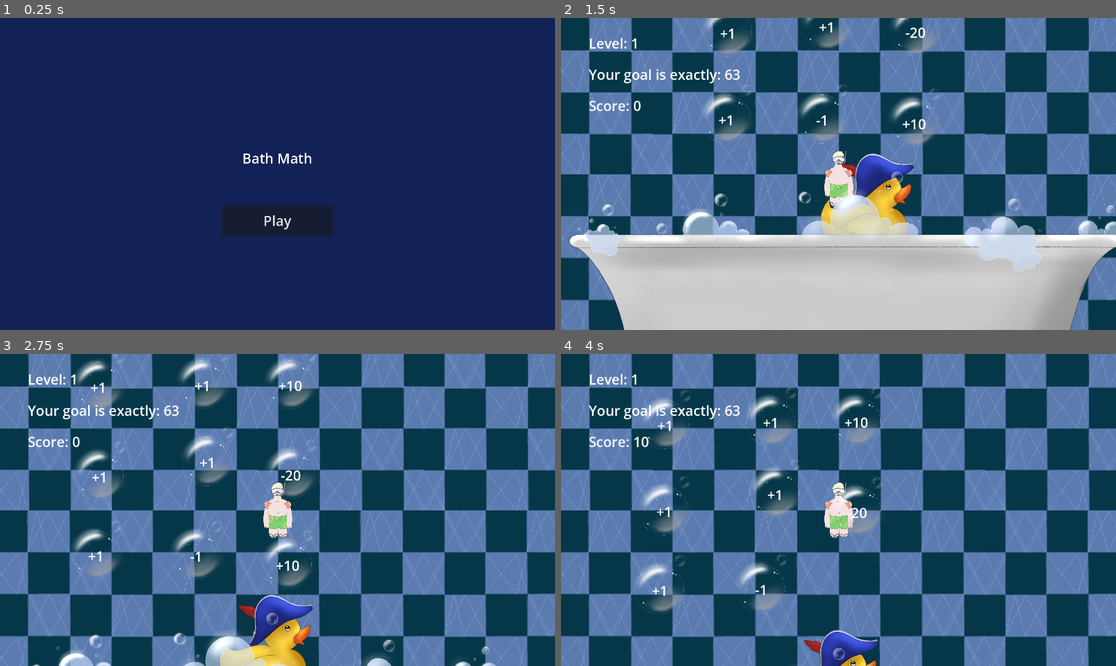
Above: before the commit, frames 1-4 (two rows, left to right).
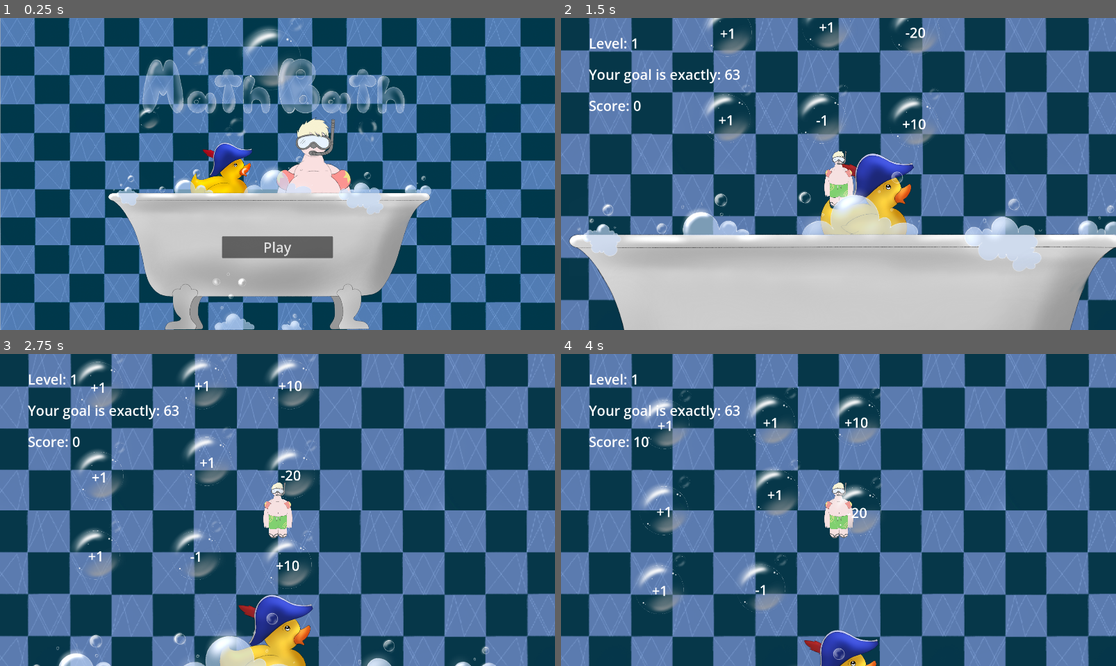
Above: after the commit, the same moments.

Repository: KaterynaKateryna/GlobalGameJam2025-Bubble
Game: Godot game, scene res://src/Scenes/start_screen.tscn
The game is run twice, just before and just after one commit, with the same random seed, the same clock (stepped at 60 frames per second) and the same inputs.
Inputs (mouse positions are in pixels of both pictures, inside the frame that each line leads up to):
- Up to frame 1 (0.25 s): no input
- Up to frame 2 (1.5 s): click "Play" at 0.5 s; move the mouse to (960, 158) at 1.27 s
- Up to frame 3 (2.75 s): click (399, 494) at 1.52 s; move the mouse to (166, 525) at 2.02 s; click (166, 525) at 2.27 s
- Up to frame 4 (4 s): move the mouse to (894, 441) at 2.77 s; move the mouse to (810, 572) at 3.52 s; click (810, 572) at 3.77 s

The runs differ from the first frame. In frame 1, 67% of the frame differs, in the area x 0-100%, y 0-100%; in frame 2, less than 0.1%; in frame 3, less than 0.1%; in frame 4, less than 0.1%.

Commit message:
add title screen

Diff:
--- a/src/Scenes/start_screen.tscn
+++ b/src/Scenes/start_screen.tscn
@@ -1,7 +1,8 @@
-[gd_scene load_steps=3 format=3 uid="uid://0sxg1xod8ndv"]
+[gd_scene load_steps=4 format=3 uid="uid://0sxg1xod8ndv"]
 
 [ext_resource type="Script" path="res://src/scenes/start_screen.gd" id="1_e1qkf"]
 [ext_resource type="PackedScene" uid="uid://x6hjjit5opel" path="res://src/audio/audio_stream_player_loop.tscn" id="2_015oo"]
+[ext_resource type="Texture2D" uid="uid://sw7fhyaevr7j" path="res://assets/images/mainmenu.png" id="2_gupj1"]
 
 [node name="StartScreen" type="Control"]
 layout_mode = 3
@@ -19,27 +20,23 @@
 anchor_bottom = 1.0
 grow_horizontal = 2
 grow_vertical = 2
-color = Color(0.070094, 0.128297, 0.336463, 1)
+color = Color(0, 0.219608, 0.294118, 1)
 
-[node name="Label" type="Label" parent="."]
+[node name="TextureRect" type="TextureRect" parent="."]
 layout_mode = 1
-anchors_preset = -1
-anchor_left = 0.2
-anchor_top = 0.4
-anchor_right = 0.8
-anchor_bottom = 0.5
+anchors_preset = 15
+anchor_right = 1.0
+anchor_bottom = 1.0
 grow_horizontal = 2
 grow_vertical = 2
-theme_override_font_sizes/font_size = 48
-text = "Bath Math"
-horizontal_alignment = 1
-vertical_alignment = 1
+texture = ExtResource("2_gupj1")
+stretch_mode = 5
 
 [node name="Button" type="Button" parent="."]
 layout_mode = 1
 anchors_preset = -1
 anchor_left = 0.4
-anchor_top = 0.6
+anchor_top = 0.7
 anchor_right = 0.6
 anchor_bottom = 0.7
 theme_override_font_sizes/font_size = 48
Binary file added: assets/images/Bubbles_tittle.png
Not shown, added: assets/images/Bubbles_tittle.png.import
Binary file added: assets/images/mainmenu.png
Not shown, added: assets/images/mainmenu.png.import
